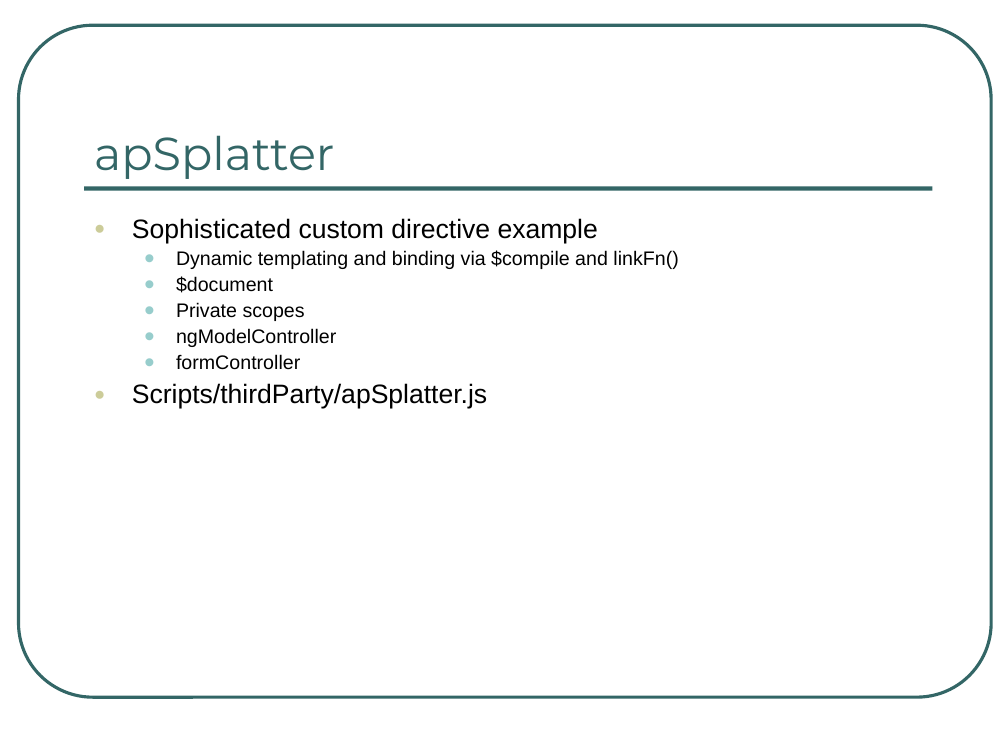
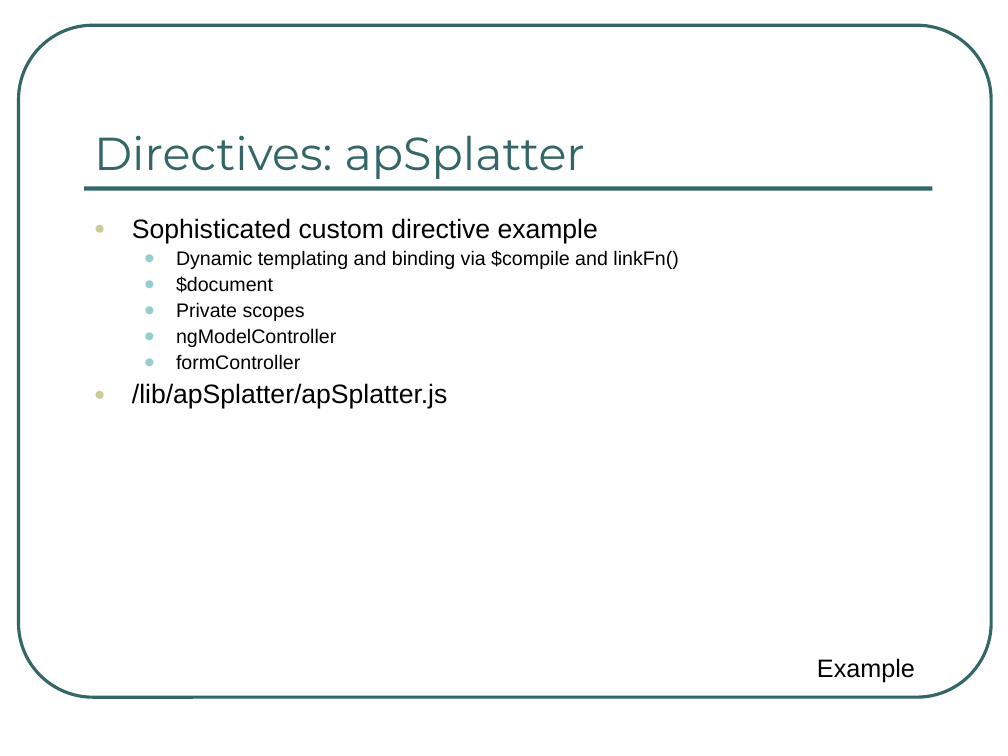
Before and after one commit to ng-al/AngularIntroApp, a slide deck: slide 30 of AngularJS Intro.ppt. Drawn at 1008x756 pixels with LibreOffice and Linux fonts; fonts in the diff are those of the drawing. Boxes give left, top, right and bottom in pixels: in the first picture for what was removed or moved away, otherwise in the second. Text is boxed around its words. In the diff, an @@ line names an element or a change of style, - is before the commit and + after.

```diff
--- a/AngularJS Intro.ppt
+++ b/AngularJS Intro.ppt
@@ title at bbox=[94, 135, 585, 179]: text changed @@
-apSplatter
+Directives: apSplatter
@@ text at bbox=[132, 383, 448, 409]: text changed @@
-● Scripts/thirdParty/apSplatter.js
+● /lib/apSplatter/apSplatter.js
@@ text added at bbox=[817, 658, 915, 682], 18 pt, text #000000 @@
+Example
```
Also in this commit, not shown: 12 other slides changed, 12 slides added, 4 slides removed.
